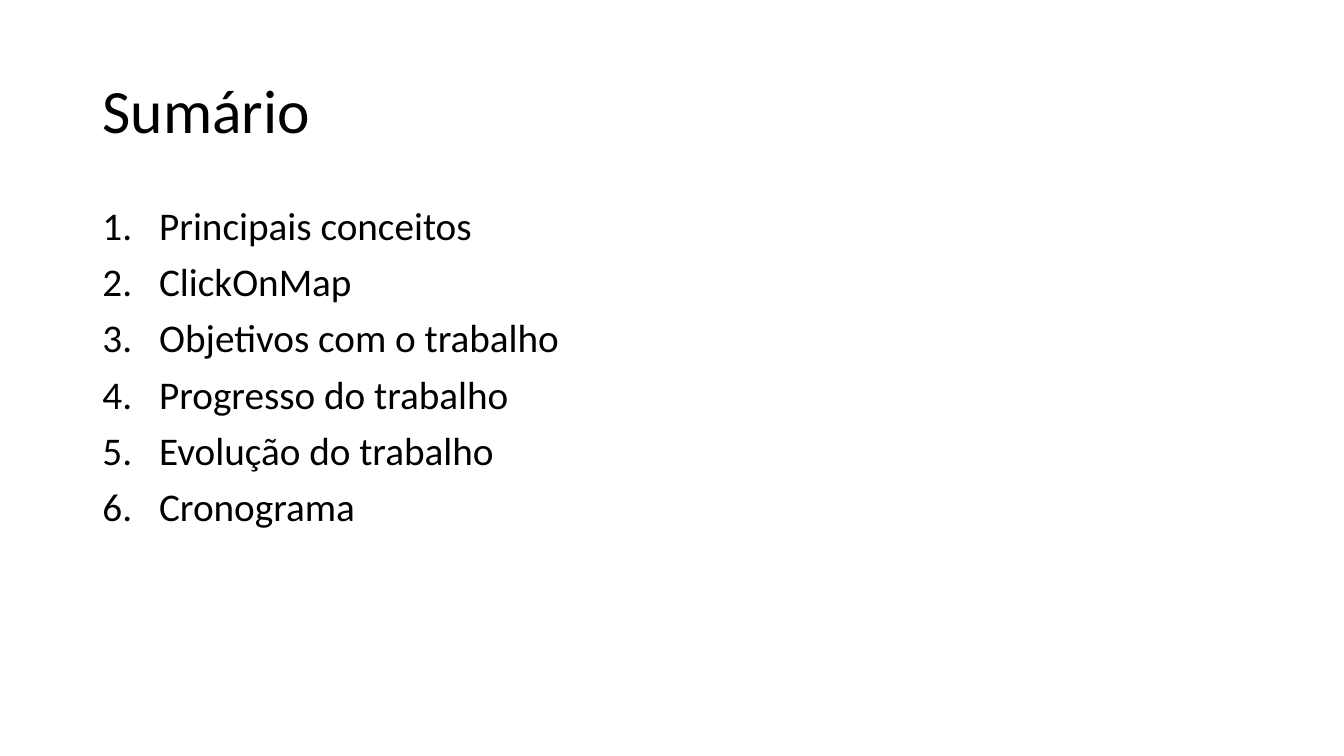
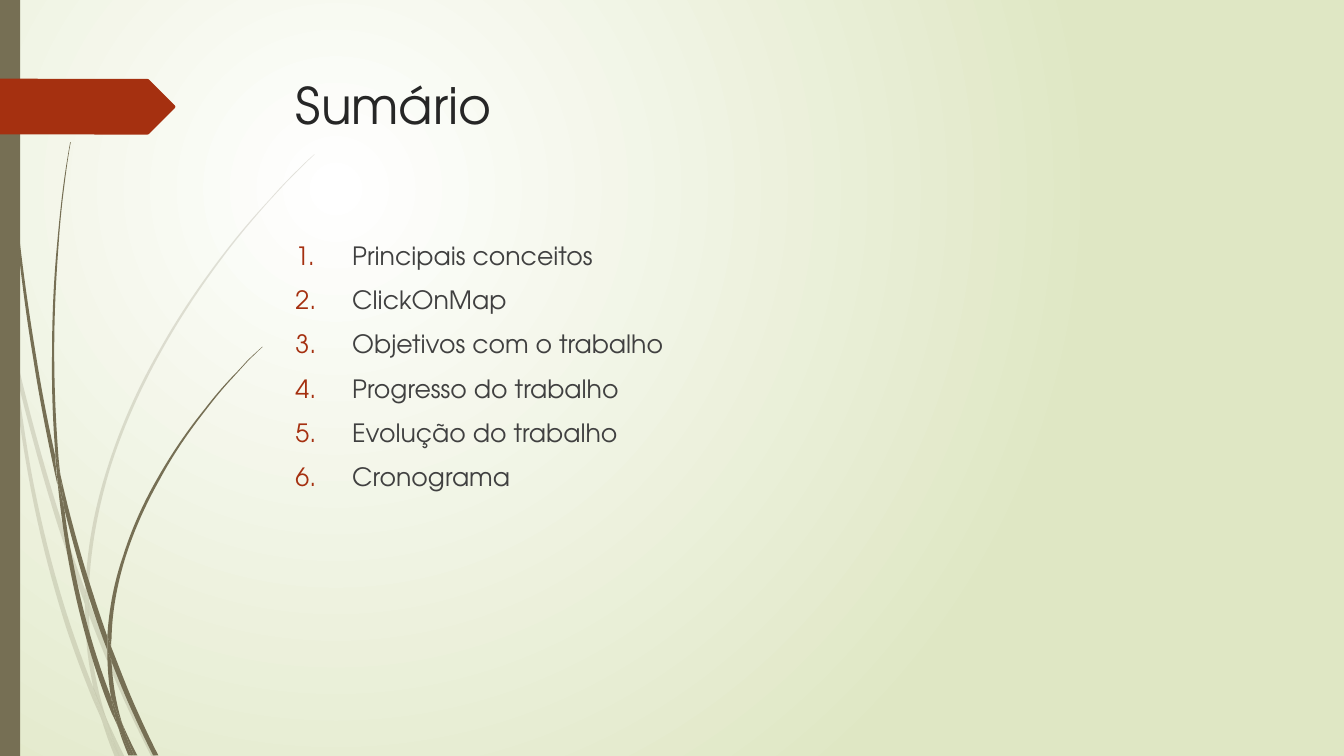
Before and after one commit to TavaresCarlos/TCC, a slide deck: slide 2 of apresentação-do-sistema/apresentação-01.pptx. Drawn at 1344x756 pixels with LibreOffice and Linux fonts; fonts in the diff are those of the drawing. Boxes give left, top, right and bottom in pixels: in the first picture for what was removed or moved away, otherwise in the second. Text is boxed around its words. In the diff, an @@ line names an element or a change of style, - is before the commit and + after.

```diff
--- a/apresentação-do-sistema/apresentação-01.pptx
+++ b/apresentação-do-sistema/apresentação-01.pptx
@@ background #FFFFFF to gradient #FFFFFF to #DFE8C4 @@
@@ rectangle added at (x1=0, y1=0, x2=20, y2=756), fill #766F54 @@
@@ freeform shape added at (x1=0, y1=79, x2=175, y2=134), fill #A53010 @@
@@ title "Sumário" moved from (x1=102, y1=90, x2=309, y2=134) to (x1=296, y1=85, x2=492, y2=125) @@
@@ title "Sumário" at (x1=296, y1=85, x2=492, y2=125): size 44 to 36 pt, font Calibri to TeX Gyre Adventor, text colour #000000 to #262626; line spacing 0.9 to 1; vertical alignment middle to top @@
@@ text "Principais conceitos" moved from (x1=159, y1=213, x2=559, y2=528) to (x1=352, y1=246, x2=663, y2=492) @@
@@ text "Principais conceitos" at (x1=352, y1=246, x2=663, y2=492): size 28 to 18 pt, font Calibri to TeX Gyre Adventor, text colour #000000 to #404040; line spacing 0.9 to 1 @@
@@ group added at (x1=0, y1=154, x2=315, y2=756): 10 freeform shapes @@
@@ group added at (x1=3, y1=0, x2=262, y2=756): 12 freeform shapes @@
```
Also in this commit, not shown: 11 other slides changed, 1 slide added, 1 slide removed, 3 other files.
